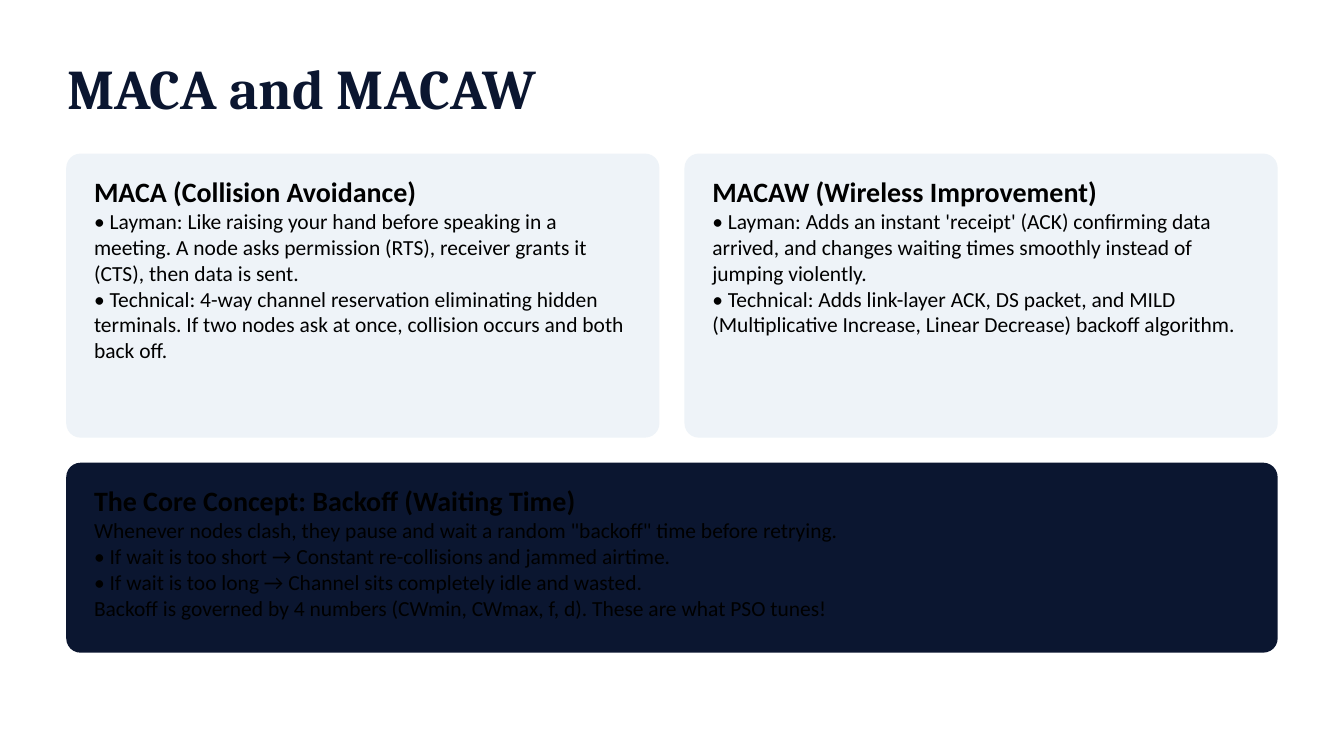
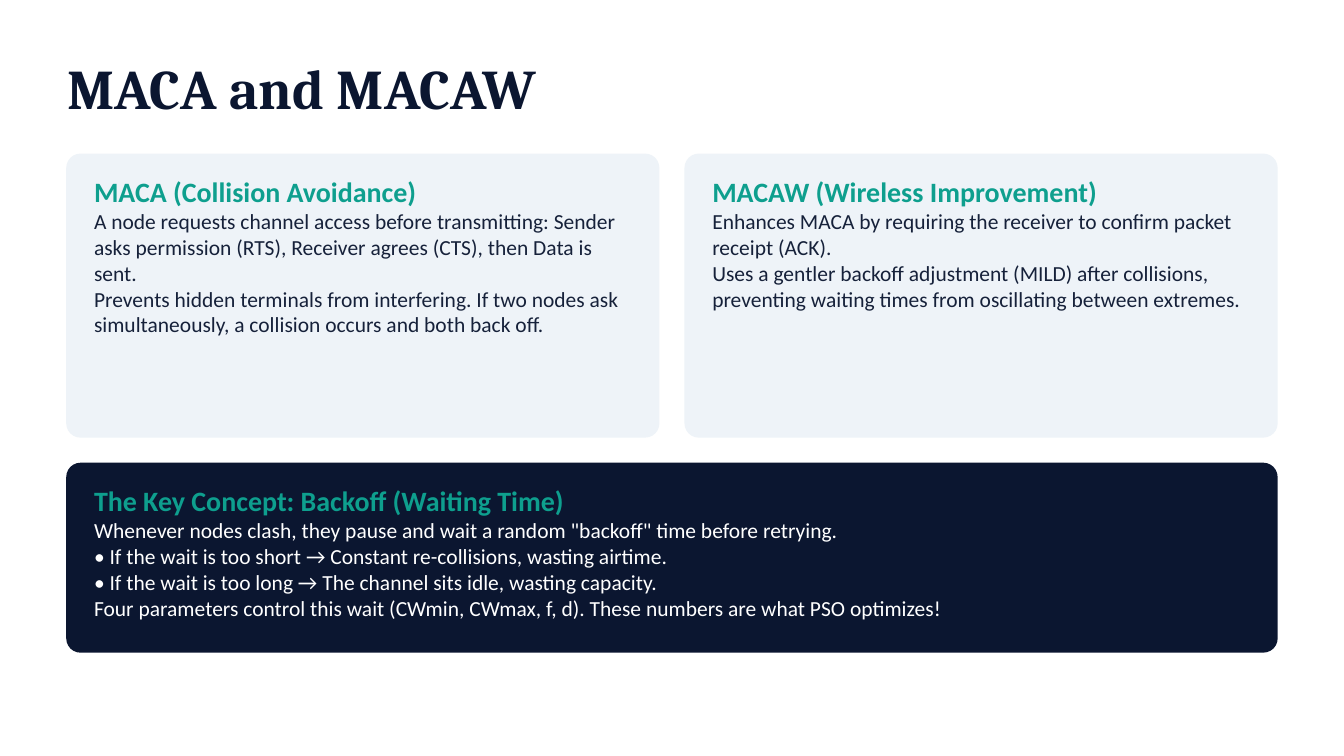
Before and after one commit to JayH25/NDO---MACA-MACAw-with-PSO-optimization, a slide deck: slide 2 of NDO_final.pptx. Drawn at 1344x756 pixels with LibreOffice and Linux fonts; fonts in the diff are those of the drawing. Boxes give left, top, right and bottom in pixels: in the first picture for what was removed or moved away, otherwise in the second. Text is boxed around its words. In the diff, an @@ line names an element or a change of style, - is before the commit and + after.

```diff
--- a/NDO_final.pptx
+++ b/NDO_final.pptx
@@ text at (94, 181, 416, 206): text colour #000000 to #0E9F8E in "MACA (Collision Avoidance)" @@
@@ text at (712, 181, 1097, 207): text colour #000000 to #0E9F8E in "MACAW (Wireless Improvement)" @@
@@ text at (94, 214, 618, 336): text changed; text colour #000000 to #16213A @@
-• Layman: Like raising your hand before speaking in a meeting. A node asks permission (RTS), receiver grants it (CTS), then data is sent.
-• Technical: 4-way channel reservation eliminating hidden terminals. If two nodes ask at once, collision occurs and both back off.
+A node requests channel access before transmitting: Sender asks permission (RTS), Receiver agrees (CTS), then Data is sent.
+Prevents hidden terminals from interfering. If two nodes ask simultaneously, a collision occurs and both back off.
@@ text at (712, 214, 1239, 311): text changed; text colour #000000 to #16213A @@
-• Layman: Adds an instant 'receipt' (ACK) confirming data arrived, and changes waiting times smoothly instead of jumping violently.
-• Technical: Adds link-layer ACK, DS packet, and MILD (Multiplicative Increase, Linear Decrease) backoff algorithm.
+Enhances MACA by requiring the receiver to confirm packet receipt (ACK).
+Uses a gentler backoff adjustment (MILD) after collisions, preventing waiting times from oscillating between extremes.
@@ text added at (94, 490, 941, 620), 11.5 pt, text #FFFFFF @@
+The Key Concept: Backoff (Waiting Time)
+Whenever nodes clash, they pause and wait a random "backoff" time before retrying.
+• If the wait is too short → Constant re-collisions, wasting airtime.
+• If the wait is too long → The channel sits idle, wasting capacity.
+Four parameters control this wait (CWmin, CWmax, f, d). These numbers are what PSO optimizes!
```
Also in this commit, not shown: 5 other slides changed, 1 other file.
